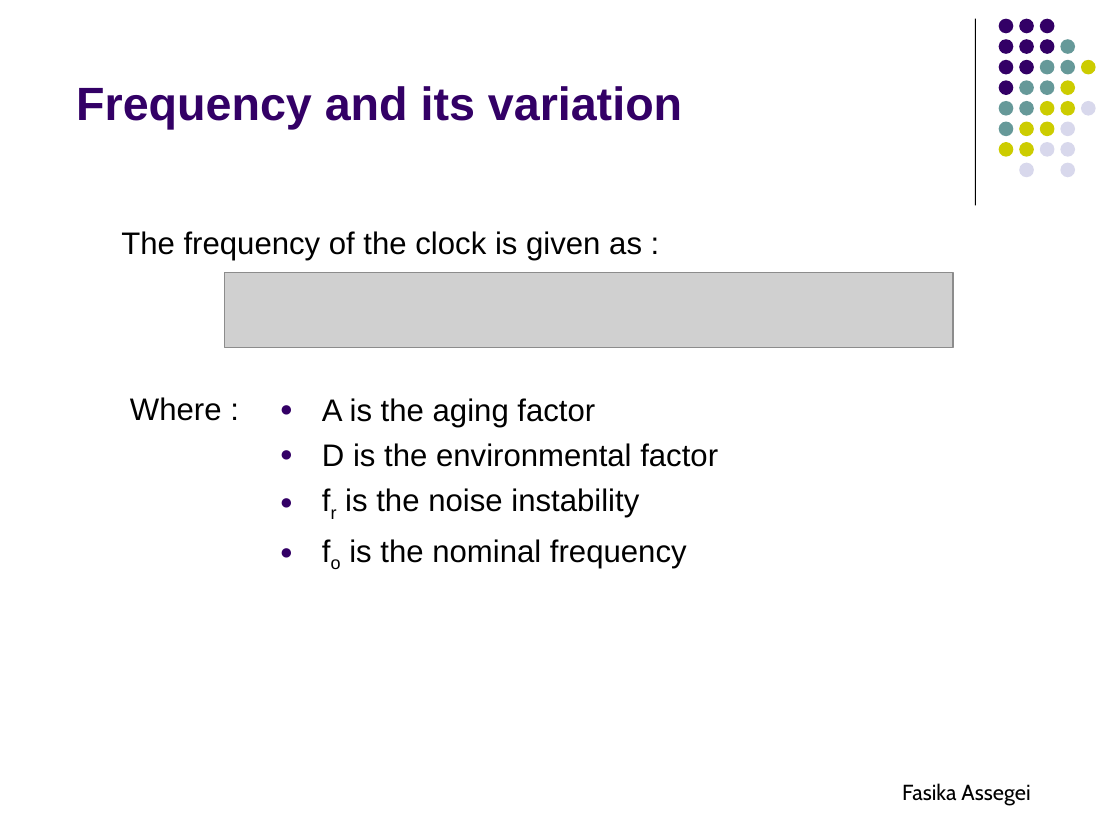
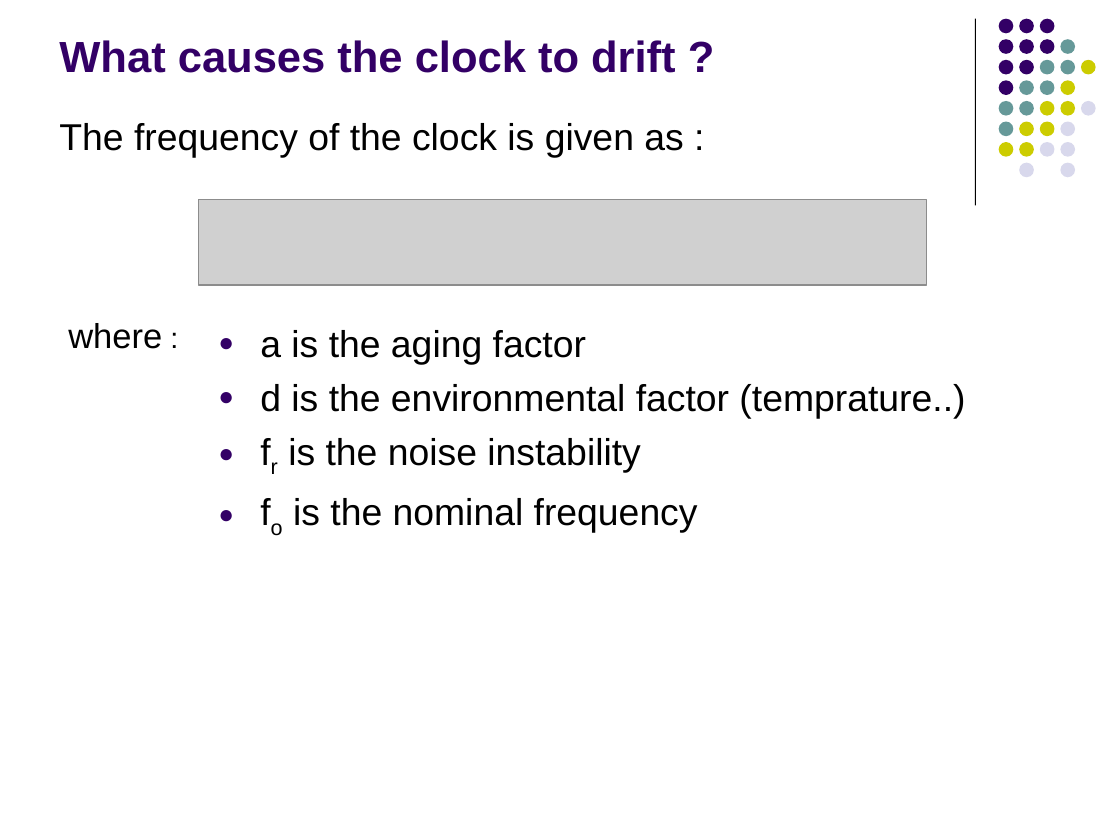
Before and after one commit to fasalex/symposium, a slide deck: slide 15 of Presentation.ppt (slide 17 before the commit). Drawn at 1120x840 pixels with LibreOffice and Linux fonts; fonts in the diff are those of the drawing; grey boxes stand for pictures; background and template pictures are left out. Boxes give left, top, right and bottom in pixels: in the first picture for what was removed or moved away, otherwise in the second. Text is boxed around its words. In the diff, an @@ line names an element or a change of style, - is before the commit and + after.

```diff
--- a/Presentation.ppt
+++ b/Presentation.ppt
@@ title added at bbox=[59, 40, 676, 73], 28 pt, text #330066, bold @@
+What causes the clock to drift ?
@@ title removed at bbox=[76, 86, 682, 129] @@
-Frequency and its variation
@@ text "The frequency of the clock ...": place and size @@
-text "The frequency of the clock ..." at bbox=[121, 231, 642, 261]
+text "The frequency of the clock ..." at bbox=[59, 123, 683, 158]
@@ text "The frequency of the clock ..." at bbox=[59, 123, 683, 158]: size 20 to 24 pt; line spacing 0.8 to 0.7; more space between paragraphs @@
@@ picture: place and size @@
-picture at bbox=[225, 273, 953, 348]
+picture at bbox=[198, 199, 926, 284]
@@ text at bbox=[68, 323, 162, 349]: text changed; size 20 to 22.2 pt @@
-Where :
+where :
@@ text "a is the aging factor": place and size @@
-text "a is the aging factor" at bbox=[322, 398, 718, 568]
+text "a is the aging factor" at bbox=[260, 330, 965, 533]
@@ text at bbox=[260, 330, 965, 419]: text changed; size 20 to 24 pt @@
-● A is the aging factor
-● D is the environmental factor
+● a is the aging factor
+● d is the environmental factor (temprature..)
@@ text at bbox=[288, 438, 698, 533]: size 20 to 24 pt in "fr is the noise instability", "fo is the nominal frequency"; more space between paragraphs @@
@@ text removed at bbox=[902, 783, 1030, 805] @@
-Fasika Assegei
```
Also in this commit, not shown: 28 other slides changed, 13 slides added, 7 slides removed.
